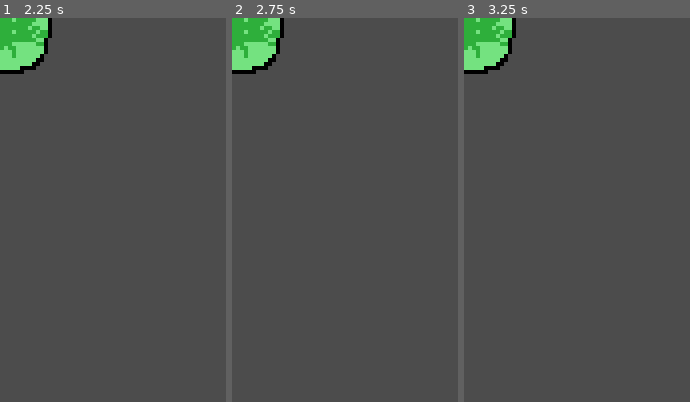
Above: before the commit, frames 1-3 (left to right).
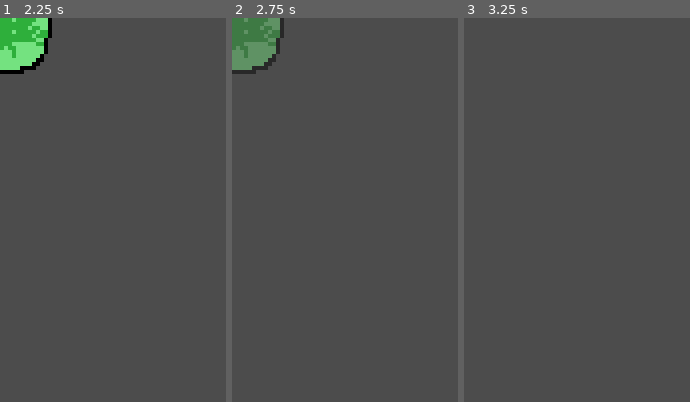
Above: after the commit, the same moments.

Repository: Fl0xy/LD44_Your_life_is_currency
Game: Godot game, scene res://assets/enemys/explosion.tscn
Same seed, same stepped clock (60 frames per second), same inputs: the game is played once before the commit and once after it. This scene is started directly instead of the project's main scene.
Inputs:
- Up to frame 1 (2.25 s): tap Enter (ui_accept) at 0.5, 0.77, 1.25, 1.52, 2 s; hold D (right) 0.53-1.28 s; tap Space (fire) at 0.6, 1.35, 2.1 s; hold S (down) 1.28-2.03 s; hold D (right) from 2.03 s (still down)
- Up to frame 2 (2.75 s): keep holding D (right)
- Up to frame 3 (3.25 s): release D (right) at 2.78 s; hold Up (ui_up) from 2.78 s (still down); tap Space (fire) at 2.85 s; tap Enter (ui_accept) at 3.02 s
The pictures show only the part of the screen within x 0-50%, y 0-50%; the shares and areas given below are measured in that part.

Frame 1 is identical in both runs. In frame 2, 2.9% of the frame differs, in the area x 0-24%, y 0-15%; in frame 3, 2.9%.

Commit message:
EEEEEXXXXXXPPPPLOOOOSSSSIIIONNNN

Diff:
--- /dev/null
+++ b/assets/enemys/explosion.gd
@@ -0,0 +1,19 @@
+extends Sprite
+
+var fadeout: bool = false
+var fade: float = 1
+
+func _process(delta):
+	if fadeout:
+		fade -= delta * 2
+
+		if fade < 0:
+			fade = 0
+			fadeout = false
+			queue_free()
+
+		modulate = Color(1,1,1,fade)
+
+func _on_Timer_timeout():
+	fadeout = true;
+	$Area2D/CollisionShape2D.disabled = true
--- a/assets/enemys/explosion.tscn
+++ b/assets/enemys/explosion.tscn
@@ -1,6 +1,8 @@
-[gd_scene load_steps=4 format=2]
+[gd_scene load_steps=6 format=2]
 
 [ext_resource path="res://assets/entity_texture_atlas.png" type="Texture" id=1]
+[ext_resource path="res://assets/enemys/explosion.gd" type="Script" id=2]
+[ext_resource path="res://assets/explosion.wav" type="AudioStream" id=3]
 
 [sub_resource type="AtlasTexture" id=1]
 atlas = ExtResource( 1 )
@@ -12,12 +14,26 @@
 
 [node name="explosion" type="Sprite"]
 texture = SubResource( 1 )
+script = ExtResource( 2 )
+
+[node name="Area2D" type="Area2D" parent="."]
 __meta__ = {
+"_edit_group_": true,
 "_edit_lock_": true
 }
-
-[node name="Area2D" type="Area2D" parent="."]
 
 [node name="CollisionShape2D" type="CollisionShape2D" parent="Area2D"]
 rotation = -0.406662
 shape = SubResource( 2 )
+
+[node name="Timer" type="Timer" parent="."]
+wait_time = 2.5
+one_shot = true
+autostart = true
+
+[node name="AudioStreamPlayer" type="AudioStreamPlayer" parent="."]
+stream = ExtResource( 3 )
+volume_db = -18.909
+autoplay = true
+
+[connection signal="timeout" from="Timer" to="." method="_on_Timer_timeout"]
Not shown, added: assets/explosion.wav.import
Not shown, added: assets/explosion.wav
Not shown, added: assets/sfxr/exp.sfxr
Not shown, added: assets/sfxr/exp_m.sfxr
